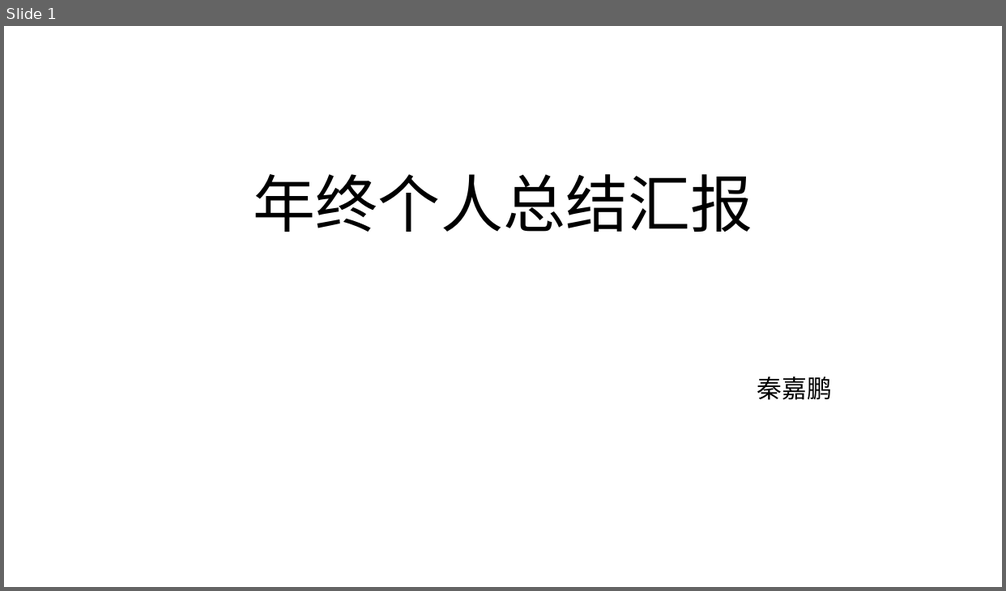
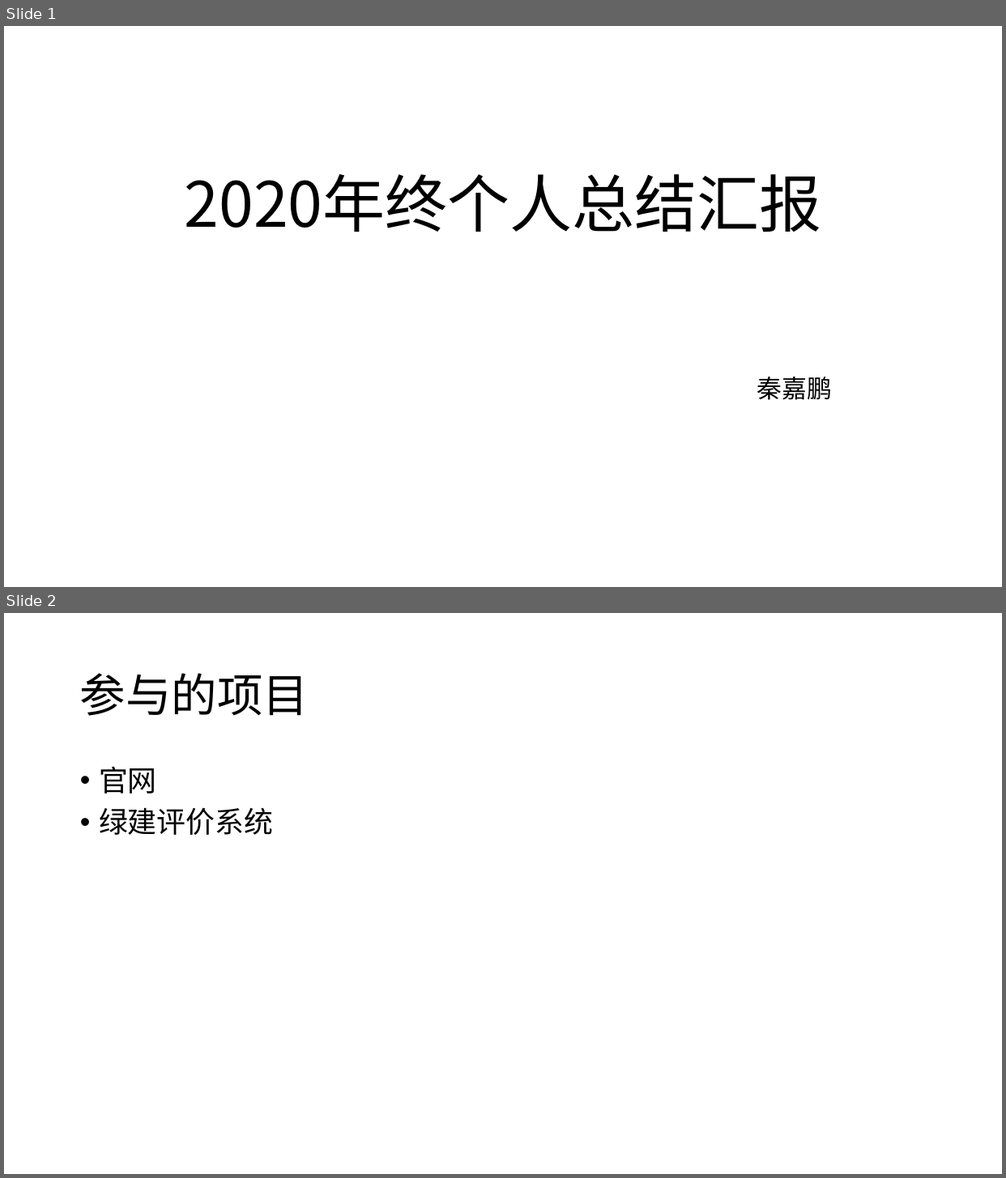
Before and after one commit to qjp88995/thape-report, a slide deck: 2020年终个人总结汇报.pptx. Shown one above the other, each under a label of ours: slide 1 before the commit, slides 1 and 2 after it. The pictures are 1006x591 and 1006x1178 pixels, drawn with LibreOffice and Linux fonts; fonts in the diff are those of the drawing; background and template pictures are left out. Boxes give left, top, right and bottom in pixels: in the first picture for what was removed or moved away, otherwise in the second. Text is boxed around its words. In the diff, an @@ line names an element or a change of style, - is before the commit and + after.

```diff
--- a/2020年终个人总结汇报.pptx
+++ b/2020年终个人总结汇报.pptx
@@ slide 2 added at [4,613,1002,1174], background #FFFFFF @@
@@ title added at [80,673,309,716], 44 pt, text #000000 @@
+参与的项目
@@ text added at [99,766,273,835], 28 pt, text #000000 @@
+• 官网
+• 绿建评价系统
@@ slide 1 changed as well @@
@@ title at [185,174,822,232]: text changed @@
-年终个人总结汇报
+2020年终个人总结汇报
```
Also in this commit, not shown: 12 other slides added, 1 other file.
